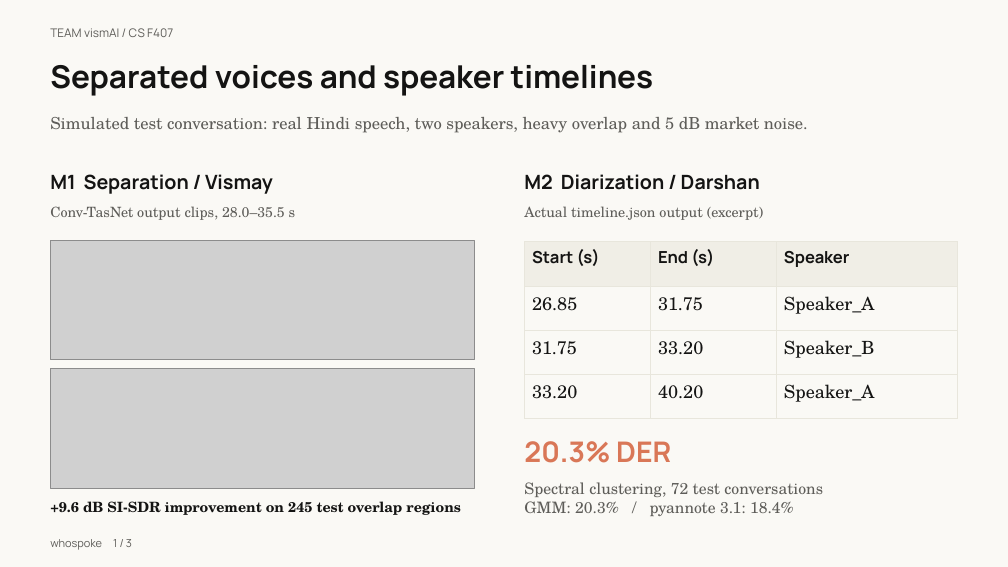
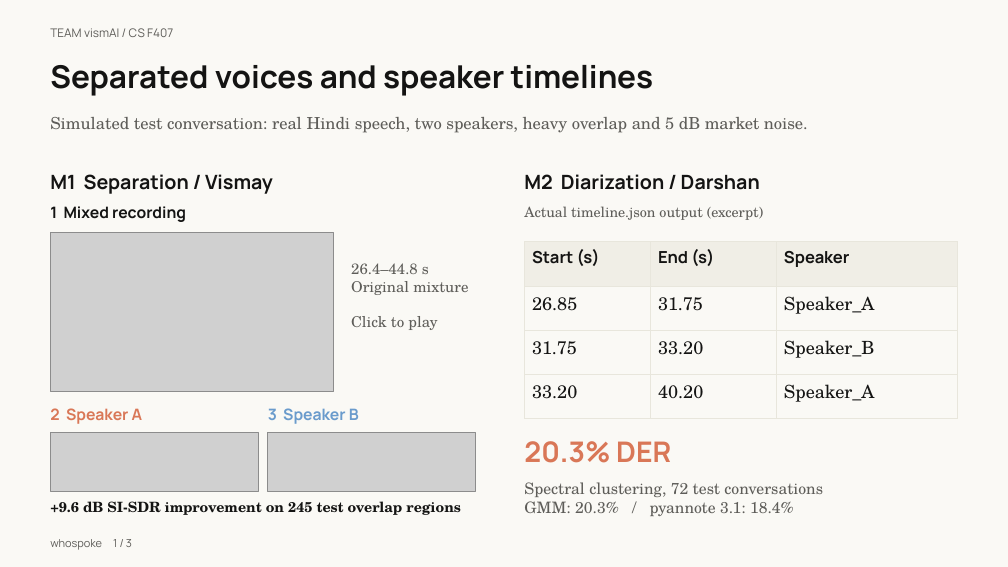
Before and after one commit to Abhinav-Padhi/whospoke, a slide deck: slide 1 of docs/presentation/2026-10-16/vismAI.pptx. Drawn at 1008x567 pixels with LibreOffice and Linux fonts; fonts in the diff are those of the drawing; grey boxes stand for pictures. Boxes give left, top, right and bottom in pixels: in the first picture for what was removed or moved away, otherwise in the second. Text is boxed around its words. In the diff, an @@ line names an element or a change of style, - is before the commit and + after.

Commit message:
Embed mixed and split demo playback and document presentation sources

```diff
--- a/docs/presentation/2026-10-16/vismAI.pptx
+++ b/docs/presentation/2026-10-16/vismAI.pptx
@@ text at [50, 206, 186, 222]: text changed; size 13.5 to 15 pt; font TeX Gyre Schola to Manrope; text colour #5E5D59 to #141413; bold on @@
-Conv-TasNet output clips, 28.0–35.5 s
+1 Mixed recording
@@ picture added at [51, 232, 334, 392] @@
@@ text added at [351, 263, 468, 330], 14.2 pt, text #5E5D59 @@
+26.4–44.8 s
+Original mixture
+Click to play
@@ text added at [50, 408, 143, 424], 15 pt, text #D97757, bold @@
+2 Speaker A
@@ text added at [268, 408, 359, 424], 15 pt, text #6A9BCC, bold @@
+3 Speaker B
@@ picture: place and size @@
-picture at [51, 240, 475, 360]
+picture at [51, 433, 259, 492]
@@ picture: place and size @@
-picture at [51, 369, 475, 488]
+picture at [268, 433, 476, 492]
```
Also in this commit, not shown: 10 other files.
